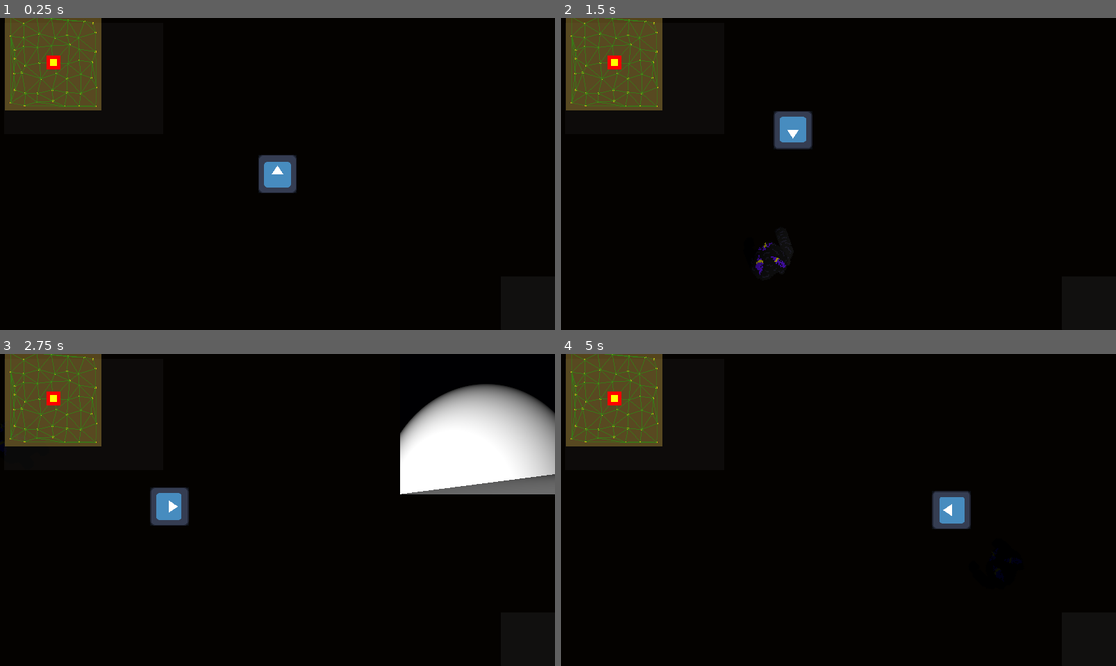
Above: before the commit, frames 1-4 (two rows, left to right).
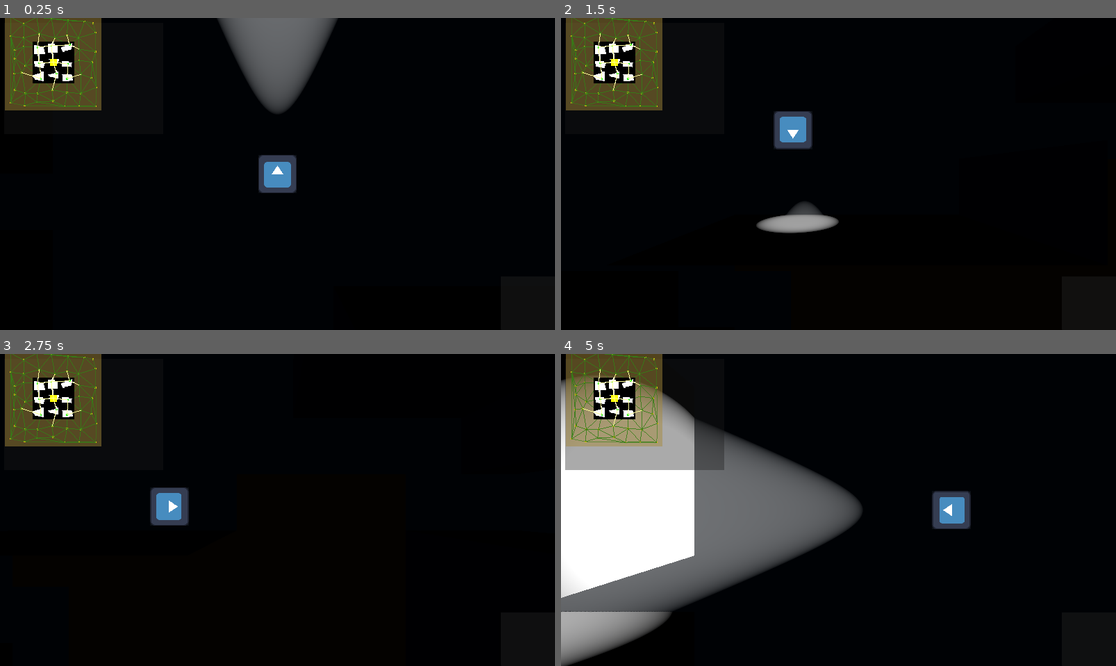
Above: after the commit, the same moments.

Repository: GammaRayTea/project-3-primordial-mass
Game: Godot game, scene res://main.tscn
Two runs of this game, one before a commit and one after it. Both use one fixed random seed, a clock stepped at 60 frames per second and the inputs below. The engine's default icon, where the game draws it, is replaced by a stand-in: a white triangle on a blue panel in a dark square.
Inputs:
- Up to frame 1 (0.25 s): no input
- Up to frame 2 (1.5 s): tap Enter at 0.5 s; hold D (move_right) 0.53-1.28 s; tap E (interact) at 0.6 s; hold S (move_down) from 1.28 s (still down); tap Shift (sprint) at 1.35 s
- Up to frame 3 (2.75 s): release S (move_down) at 2.03 s; hold D (move_right) from 2.03 s (still down); tap E (interact) at 2.1 s
- Up to frame 4 (5 s): release D (move_right) at 2.78 s; hold W (move_up) 2.78-3.53 s; tap Shift (sprint) at 2.85, 4.35 s; hold A (move_left) from 3.53 s (still down); tap E (interact) at 3.6 s

The runs differ from the first frame. In frame 1, 5.1% of the frame differs, in the area x 3-61%, y 0-31%; in frame 2, 2.1%; in frame 3, 9.8%; in frame 4, 30%, in the area x 0-55%, y 4-100%.
Error before the commit: Cannot call method 'duplicate' on a null value. (res://game/environment/cell_generator/cell_generator.gd:128)

Commit message:
finished merge

Diff:
--- a/game/environment/room_generation/room_mesh_gen.tres.gd
+++ b/game/environment/room_generation/room_mesh_gen.gd
@@ -1,6 +1,6 @@
 class_name RoomMesh extends MeshInstance3D
 
-@onready var rooms: Node3D = get_node("Rooms")
+@export var room_collisions: Node3D
 
 func build_mesh(_grid: BitMap) -> void:
 	print("building mesh")
@@ -60,9 +60,9 @@
 				normal = Vector3(0.0, 0.0, 1.0)
 		else:
 			if _flip_faces:
+				normal = Vector3(1.0, 0.0, 0.0)
+			else:
 				normal = Vector3(-1.0, 0.0, 0.0)
-			else:
-				normal = Vector3(1.0, 0.0, 0.0)
 
 		for j in range(2):
 			var start_index: int = verts_wall.size()
@@ -120,7 +120,7 @@
 
 	var collision_instance_ground := CollisionShape3D.new()
 	collision_instance_ground.shape = mesh.create_trimesh_shape()
-	rooms.add_child(collision_instance_ground)
+	room_collisions.add_child(collision_instance_ground)
 	collision_instance_ground.global_position = Vector3()
 
 	# Assign arrays to surface array.
@@ -133,4 +133,4 @@
 
 	var collision_instance_wall := CollisionShape3D.new()
 	collision_instance_wall.shape = mesh.create_trimesh_shape()
-	rooms.add_child(collision_instance_wall)
+	room_collisions.add_child(collision_instance_wall)
--- a/game/environment/test_room/test_room.tscn
+++ b/game/environment/test_room/test_room.tscn
@@ -2,7 +2,7 @@
 
 [ext_resource type="Script" uid="uid://chowmieepq3d1" path="res://game/environment/room_generation/room_generator.gd" id="1_js5f7"]
 [ext_resource type="Texture2D" uid="uid://dtxbd1k5lkicx" path="res://assets/environment/textures/FloorWood.png" id="1_xatlg"]
-[ext_resource type="Script" uid="uid://bapt7cirwaonw" path="res://game/environment/room_generation/room_mesh_gen.tres.gd" id="2_20bci"]
+[ext_resource type="Script" uid="uid://bapt7cirwaonw" path="res://game/environment/room_generation/room_mesh_gen.gd" id="2_20bci"]
 [ext_resource type="PackedScene" uid="uid://bftgjshprtnon" path="res://game/enemies/globber/globber.tscn" id="4_y5tei"]
 
 [sub_resource type="StandardMaterial3D" id="StandardMaterial3D_b2mth"]
--- a/game/player/player.tscn
+++ b/game/player/player.tscn
@@ -149,6 +149,7 @@
 [node name="SpotLight3D" type="SpotLight3D" parent="RotationPivot" unique_id=2095192303]
 transform = Transform3D(1, 0, 0, 0, 1, 0, 0, 0, 1, 0, -0.4906807, 0.20704949)
 light_energy = 0.647
+shadow_enabled = true
 spot_range = 11.438281
 spot_attenuation = -1.35
 spot_angle = 21.994825
--- a/main.tscn
+++ b/main.tscn
@@ -7,6 +7,7 @@
 [ext_resource type="Script" uid="uid://dnlold3vjngv1" path="res://game.gd" id="3_efxa6"]
 [ext_resource type="Environment" uid="uid://cwug21yqssiod" path="res://assets/environment/dark_environment.tres" id="6_4c57u"]
 [ext_resource type="PackedScene" uid="uid://q7pghq5h7g5" path="res://game/environment/cell_generator/dungeon_generator.tscn" id="6_7mycd"]
+[ext_resource type="Script" uid="uid://bapt7cirwaonw" path="res://game/environment/room_generation/room_mesh_gen.gd" id="8_5vw27"]
 
 [node name="Main" type="Node" unique_id=209619049]
 script = ExtResource("1_5vw27")
@@ -23,6 +24,7 @@
 dungeon_gen = NodePath("DungeonGenerator")
 enemies = NodePath("Enemies")
 objects = NodePath("Objects")
+testing = false
 test_room = ExtResource("1_0xm2m")
 
 [node name="Player" parent="Game" unique_id=472072241 instance=ExtResource("2_h2yge")]
@@ -39,10 +41,18 @@
 shadow_bias = 0.0
 shadow_normal_bias = 0.585
 
-[node name="DungeonGenerator" parent="Game" unique_id=1510930155 node_paths=PackedStringArray("player") instance=ExtResource("6_7mycd")]
+[node name="DungeonGenerator" parent="Game" unique_id=1510930155 node_paths=PackedStringArray("player", "room_mesh") instance=ExtResource("6_7mycd")]
+visible = true
 cell_margin = 4
 random_seed = 3
 player = NodePath("../Player")
+room_mesh = NodePath("RoomMesh")
+
+[node name="RoomMesh" type="MeshInstance3D" parent="Game/DungeonGenerator" unique_id=645045025 node_paths=PackedStringArray("room_collisions")]
+script = ExtResource("8_5vw27")
+room_collisions = NodePath("RoomCollisions")
+
+[node name="RoomCollisions" type="StaticBody3D" parent="Game/DungeonGenerator/RoomMesh" unique_id=652251928]
 
 [node name="Enemies" type="Node3D" parent="Game" unique_id=467509300]
 
Renamed: game/environment/room_generation/room_mesh_gen.tres.gd.uid -> game/environment/room_generation/room_mesh_gen.gd.uid
